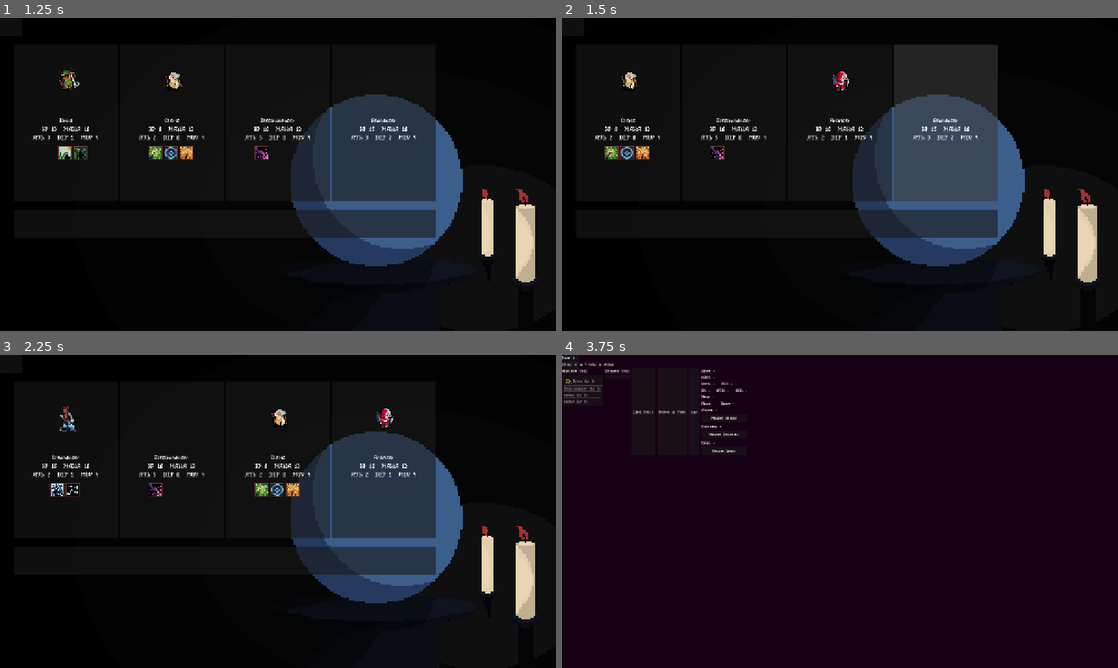
Above: before the commit, frames 1-4 (two rows, left to right).
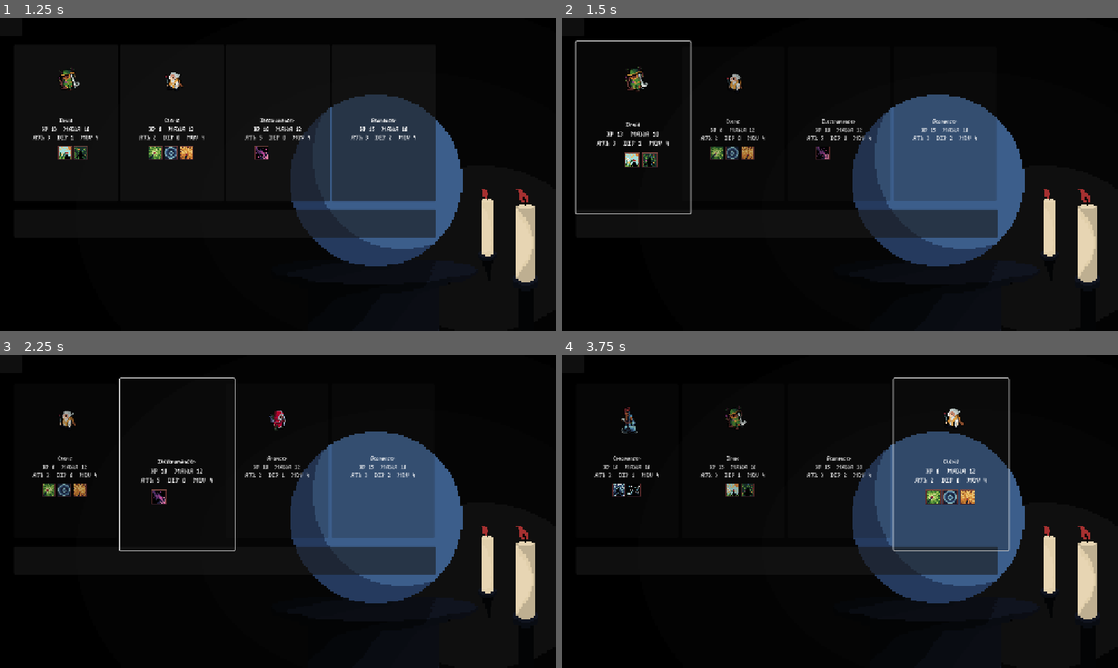
Above: after the commit, the same moments.

Repository: SpangelyWalnuts/Arcana-1.0-Demo
Game: Godot game, scene res://scenes/core/TitleScreen.tscn
The game is run twice, just before and just after one commit, with the same random seed, the same clock (stepped at 60 frames per second) and the same inputs.
Inputs (mouse positions are in pixels of both pictures, inside the frame that each line leads up to):
- Up to frame 1 (1.25 s): click "Play" at 0.5 s
- Up to frame 2 (1.5 s): click (628, 124) at 1.25 s
- Up to frame 3 (2.25 s): click (172, 461) at 2 s
- Up to frame 4 (3.75 s): click (840, 461) at 2.75 s; click (945, 461) at 3.5 s

Frame 1 is identical in both runs. In frame 2, 8.1% of the frame differs, in the area x 2-79%, y 7-63%; in frame 3, 10%; in frame 4, 18%, in the area x 0-97%, y 0-85%.

Commit message:
Somewhat working
Pre fixing enemy spawn bugs

enemiesshould spawn without arcnaa sometimes, enemies arcana is being properly stored and displayed.

Diff:
--- a/Arcana 1.0 - Revert/scenes/core/Main.tscn
+++ b/Arcana 1.0 - Revert/scenes/core/Main.tscn
@@ -360,6 +360,15 @@
 mouse_filter = 2
 theme_override_styles/panel = SubResource("StyleBoxTexture_d7485")
 
+[node name="ArcanaIcons" type="HBoxContainer" parent="UI/TileInfoPanel/Panel2"]
+texture_filter = 1
+texture_repeat = 1
+layout_mode = 0
+offset_left = 20.0
+offset_top = -39.0
+offset_right = 240.0
+offset_bottom = -5.0
+
 [node name="StatusIcons" type="HBoxContainer" parent="UI/TileInfoPanel/Panel2"]
 layout_mode = 0
 offset_left = 26.0
--- a/Arcana 1.0 - Revert/scenes/ui/DraftScreen.tscn
+++ b/Arcana 1.0 - Revert/scenes/ui/DraftScreen.tscn
@@ -13,6 +13,7 @@
 grow_horizontal = 2
 grow_vertical = 2
 script = ExtResource("1_dgf36")
+pick_anim_duration = 0.5
 
 [node name="TextureRect" type="TextureRect" parent="."]
 texture_filter = 1
--- a/Arcana 1.0 - Revert/scenes/ui/draft_screen.gd
+++ b/Arcana 1.0 - Revert/scenes/ui/draft_screen.gd
@@ -10,6 +10,15 @@
 @onready var card3: Button = $MarginContainer/VBoxContainer/CardsRow/Card3
 
 @onready var continue_button: Button = $MarginContainer/VBoxContainer/ContinueButton
+
+var _is_picking: bool = false
+
+@export var pick_anim_duration: float = 0.28
+@export var pick_selected_scale: float = 1.10
+@export var pick_others_fade_alpha: float = 0.45
+
+@export var pick_selected_slide_y: float = -14.0
+@export var pick_others_slide_y: float = 10.0
 
 var _cards: Array[Button] = []
 
@@ -35,6 +44,16 @@
 
 
 func _refresh_cards() -> void:
+	# Reset visuals each refresh (prevents stuck scaling/dimming)
+	for b in _cards:
+		if b != null:
+			b.scale = Vector2.ONE
+			b.modulate = Color(1, 1, 1, 1)
+			b.disabled = false
+			b.z_index = 0
+			b.position = Vector2.ZERO
+
+
 	var opts: Array = []
 	if RunManager != null:
 		opts = RunManager.current_draft_options
@@ -70,8 +89,85 @@
 
 
 func _on_card_pressed(idx: int) -> void:
-	if RunManager != null and RunManager.has_method("choose_draft_unit"):
-		RunManager.choose_draft_unit(idx)
+	if _is_picking:
+		return
+	if RunManager == null or not RunManager.has_method("choose_draft_unit"):
+		return
+
+	_is_picking = true
+
+	# Disable all cards during the confirm anim
+	for b in _cards:
+		if b != null:
+			b.disabled = true
+
+	var selected: Button = _cards[idx]
+
+	# Animate selection
+	var tween := create_tween()
+	tween.set_parallel(true)
+
+# Other cards fade, shrink, and slide down slightly
+	for i in range(_cards.size()):
+		var b: Button = _cards[i]
+		if b == null:
+			continue
+		if i == idx:
+			continue
+
+		tween.tween_property(b, "modulate:a", pick_others_fade_alpha, pick_anim_duration)
+
+		tween.tween_property(
+			b,
+			"scale",
+			Vector2.ONE * 0.97,
+			pick_anim_duration
+		).set_trans(Tween.TRANS_SINE).set_ease(Tween.EASE_OUT)
+
+		tween.tween_property(
+			b,
+			"position:y",
+			b.position.y + pick_others_slide_y,
+			pick_anim_duration
+		).set_trans(Tween.TRANS_SINE).set_ease(Tween.EASE_OUT)
+
+
+	# Selected card pop
+	if selected != null:
+		selected.z_index = 100
+
+# Scale up
+		tween.tween_property(
+			selected,
+			"scale",
+			Vector2.ONE * pick_selected_scale,
+			pick_anim_duration
+		).set_trans(Tween.TRANS_BACK).set_ease(Tween.EASE_OUT)
+
+# Slide upward slightly
+		tween.tween_property(
+			selected,
+			"position:y",
+			selected.position.y + pick_selected_slide_y,
+			pick_anim_duration
+		).set_trans(Tween.TRANS_SINE).set_ease(Tween.EASE_OUT)
+
+
+		# Flash
+		var flash := create_tween()
+		flash.tween_property(selected, "modulate", Color(1.25, 1.25, 1.25, 1.0), 0.08)
+		flash.tween_property(selected, "modulate", Color(1, 1, 1, 1), 0.10)
+
+	await tween.finished
+
+	# Do the actual pick AFTER the animation
+	RunManager.choose_draft_unit(idx)
+
+	# If DraftScreen stays visible for the next pick, refresh and reset visuals
+	_refresh_cards()
+
+	_is_picking = false
+
 
 
 func _on_continue_pressed() -> void:
--- a/Arcana 1.0 - Revert/scripts/core/enemy_spawn_manager.gd
+++ b/Arcana 1.0 - Revert/scripts/core/enemy_spawn_manager.gd
@@ -177,6 +177,8 @@
 					if s != null and equipped.size() < 3:
 						equipped.append(s)
 				data.set("equipped_arcana", equipped)
+				print("[SPAWN] Enemy arcana equipped:", equipped.size(), " class=", cls.get("display_name"))
+
 
 	# --- IMPORTANT: assign BEFORE add_child so Unit._ready() sees it ---
 	if _has_prop(enemy, "team"):
--- a/Arcana 1.0 - Revert/scripts/ui/tile_info_panel.gd
+++ b/Arcana 1.0 - Revert/scripts/ui/tile_info_panel.gd
@@ -11,11 +11,14 @@
 @onready var unit_stats_label: Label   = $Panel2/VBoxContainer/UnitStatsLabel
 @onready var unit_portrait: TextureRect = $Panel2/UnitPortrait
 @onready var unit_status_icons: HBoxContainer = $Panel2/StatusIcons  # 🔹 NEW
+@onready var unit_arcana_icons: HBoxContainer = $Panel2/ArcanaIcons
 
 var _last_tile: Vector2i = Vector2i(-999, -999)
 
 var _last_status_unit_id: int = 0
 var _last_status_signature: String = ""
+var _last_arcana_unit_id: int = 0
+var _last_arcana_signature: String = ""
 
 var _home_position: Vector2
 var _hidden_position: Vector2
@@ -109,6 +112,8 @@
 			unit_portrait.texture = tex
 
 		_update_status_icons(unit)   # 🔹 icons when there IS a unit
+		_update_arcana_icons(unit)
+
 	else:
 		unit_name_label.text = "Unit: -"
 		unit_hp_label.text = "HP: -"
@@ -117,6 +122,7 @@
 			unit_portrait.texture = null
 
 		_update_status_icons(null)   # 🔹 clear icons when no unit
+		_update_arcana_icons(unit)
 
 
 func _get_unit_at_tile(tile: Vector2i):
@@ -181,3 +187,76 @@
 
 	if StatusManager != null and StatusManager.has_method("refresh_icons_for_unit"):
 		StatusManager.refresh_icons_for_unit(unit, unit_status_icons)
+
+func _update_arcana_icons(unit) -> void:
+	if unit_arcana_icons == null:
+		return
+
+	# Clear if no unit
+	if unit == null:
+		_last_arcana_unit_id = 0
+		_last_arcana_signature = ""
+		for child in unit_arcana_icons.get_children():
+			child.queue_free()
+		unit_arcana_icons.visible = false
+		return
+
+	# Only use equipped arcana (no fallback)
+	var arcana: Array = []
+	if unit.has_method("get"):
+		var ud = unit.get("unit_data")
+		if ud != null and ud.has_method("get"):
+			var eq = ud.get("equipped_arcana")
+			if eq is Array:
+				arcana = eq
+
+	print("[HOVER] unit=", unit.name, " team=", unit.get("team"), " equipped_arcana=", arcana.size())
+
+	# If none equipped, show nothing (prevents misleading info)
+	if arcana.is_empty():
+		_last_arcana_unit_id = unit.get_instance_id()
+		_last_arcana_signature = ""
+		for child in unit_arcana_icons.get_children():
+			child.queue_free()
+		unit_arcana_icons.visible = false
+		return
+
+	unit_arcana_icons.visible = true
+
+	var unit_id: int = unit.get_instance_id()
+
+	# Build signature so we only rebuild when it changes
+	var sig_parts: Array[String] = []
+	for s in arcana:
+		if s == null:
+			continue
+		if s.has_method("get"):
+			sig_parts.append(str(s.get("name")))
+	sig_parts.sort()
+	var signature: String = "|".join(sig_parts)
+
+	if unit_id == _last_arcana_unit_id and signature == _last_arcana_signature:
+		return
+
+	_last_arcana_unit_id = unit_id
+	_last_arcana_signature = signature
+
+	# Rebuild icons
+	for child in unit_arcana_icons.get_children():
+		child.queue_free()
+
+	for s in arcana:
+		if s == null:
+			continue
+
+		var tex: Texture2D = null
+		if s.has_method("get"):
+			tex = s.get("icon_texture")
+
+		var icon := TextureRect.new()
+		icon.custom_minimum_size = Vector2(28, 28)
+		icon.stretch_mode = TextureRect.STRETCH_KEEP_ASPECT_CENTERED
+		icon.texture = tex
+		icon.tooltip_text = str(s.get("name"))
+
+		unit_arcana_icons.add_child(icon)
